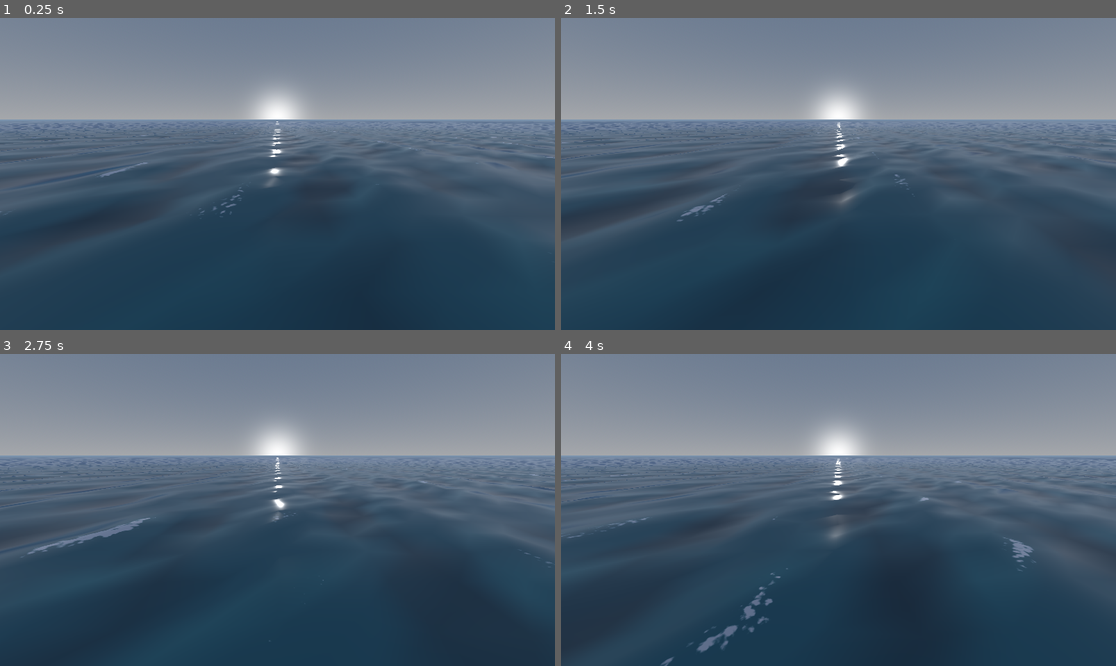
Above: before the commit, frames 1-4 (two rows, left to right).
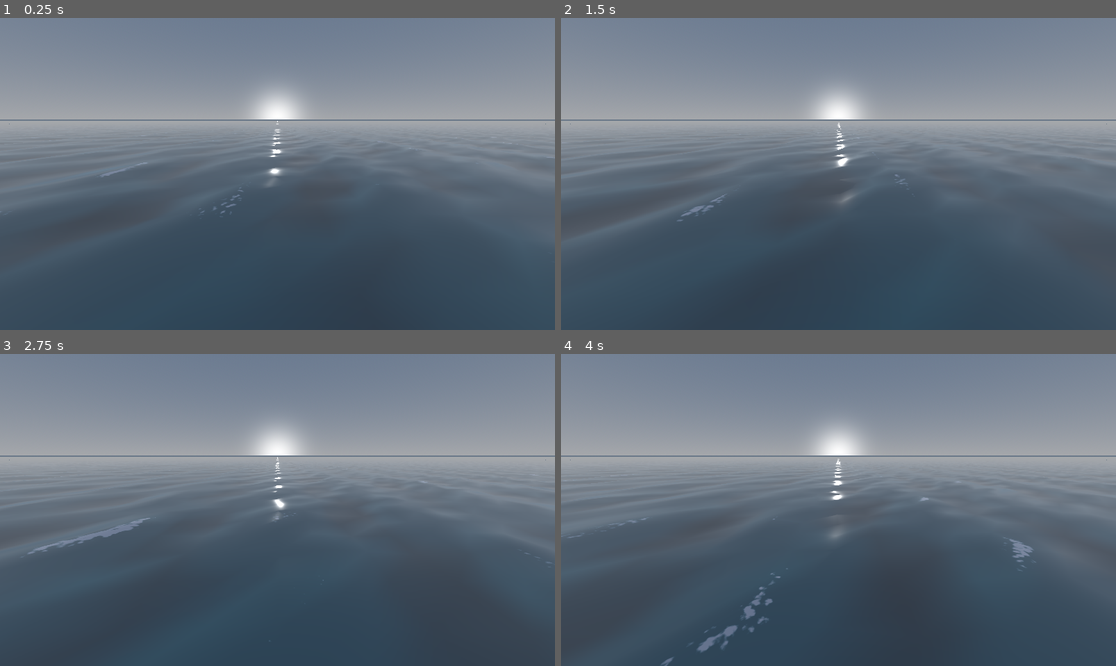
Above: after the commit, the same moments.

Repository: UrHighnez/ocean-simulation
Game: Godot game, scene res://world.tscn
Same seed, same stepped clock (60 frames per second), same inputs: the game is played once before the commit and once after it.
Inputs:
- Up to frame 1 (0.25 s): no input
- Up to frame 2 (1.5 s): no input
- Up to frame 3 (2.75 s): no input
- Up to frame 4 (4 s): no input

The runs differ from the first frame. In frame 1, 38% of the frame differs, in the area x 0-100%, y 32-100%; in frame 2, 33%; in frame 3, 44%; in frame 4, 39%.

Commit message:
update horizon color

Diff:
--- a/ocean_manager.gd
+++ b/ocean_manager.gd
@@ -5,7 +5,7 @@
 
 @export var camera: Camera3D
 @export var chunk_size: float = 50.0
-@export var grid_radius: int = 4 # Ergibt ein 9x9 Gitter (4 in jede Richtung + Mitte)
+@export var grid_radius: int = 7
 
 # Lade deine vorbereiteten Meshes
 @export var mesh_high: PlaneMesh
--- a/world.tscn
+++ b/world.tscn
@@ -3,8 +3,8 @@
 [ext_resource type="PackedScene" uid="uid://cvaw6kwh8c8f7" path="res://ocean_manager.tscn" id="1_f3sb7"]
 
 [sub_resource type="ProceduralSkyMaterial" id="ProceduralSkyMaterial_f3sb7"]
-ground_bottom_color = Color(0.14931333, 0.16577256, 0.2676466, 1)
-ground_horizon_color = Color(0.5019608, 0.6, 0.7019608, 1)
+ground_bottom_color = Color(0.35686275, 0.42352942, 0.49019608, 1)
+ground_horizon_color = Color(0.42352942, 0.47843137, 0.5411765, 1)
 
 [sub_resource type="Sky" id="Sky_fj7yv"]
 sky_material = SubResource("ProceduralSkyMaterial_f3sb7")
@@ -13,14 +13,14 @@
 background_mode = 2
 sky = SubResource("Sky_fj7yv")
 fog_enabled = true
-fog_light_color = Color(0.5019608, 0.6, 0.7019608, 1)
-fog_density = 0.002
+fog_light_color = Color(0.6431373, 0.654902, 0.6666667, 1)
+fog_density = 0.02
 fog_aerial_perspective = 1.0
 
 [node name="World" type="Node3D" unique_id=1617718502]
 
 [node name="Camera3D" type="Camera3D" parent="." unique_id=1378428987]
-transform = Transform3D(-1, 2.2626677e-08, -8.444391e-08, 0, 0.96592575, 0.258819, 8.742278e-08, 0.258819, -0.96592575, 0, 2, 0)
+transform = Transform3D(-1, 3.9080586e-08, -1.4585073e-07, 0, 0.9659257, 0.258819, 1.509958e-07, 0.258819, -0.9659257, 0, 2, 0)
 
 [node name="DirectionalLight3D" type="DirectionalLight3D" parent="." unique_id=1183741791]
 
